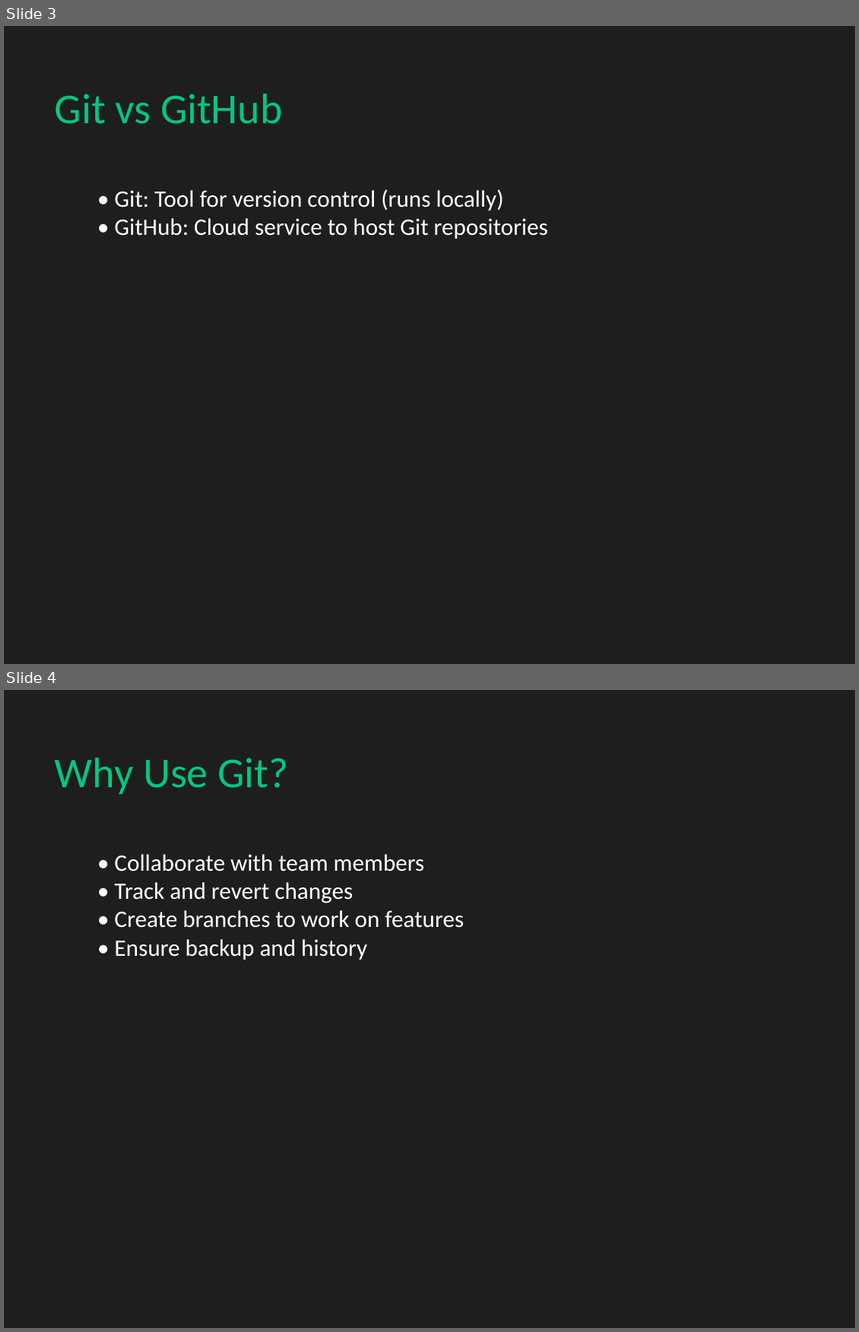
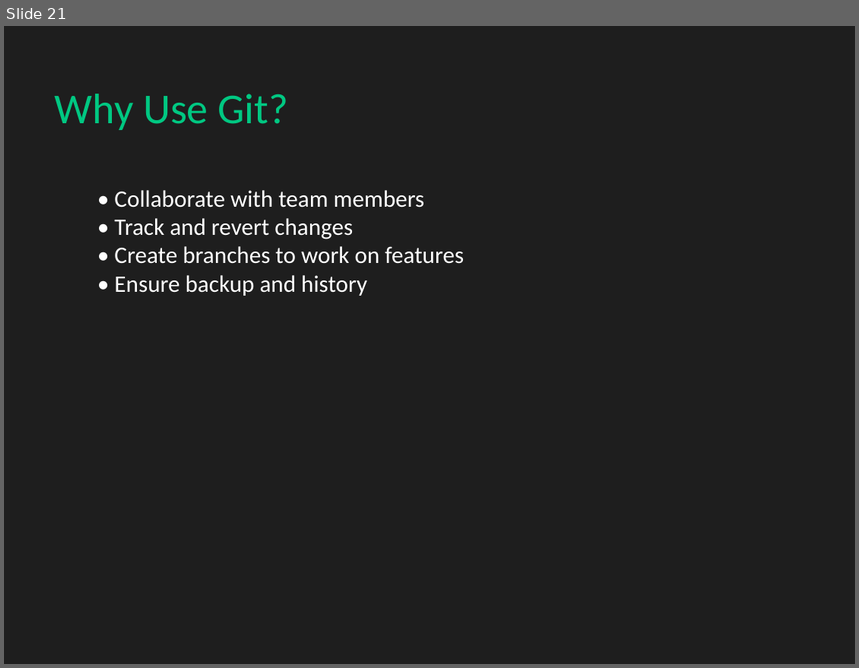
Before and after one commit to OmarMoamarFostok/git-presentation, a slide deck: Git_Presentation.pptx. Shown one above the other, each under a label of ours: slides 3 and 4 before the commit, slide 21 after it. The pictures are 859x1332 and 859x668 pixels, drawn with LibreOffice and Linux fonts; fonts in the diff are those of the drawing. Boxes give left, top, right and bottom in pixels: in the first picture for what was removed or moved away, otherwise in the second. Text is boxed around its words. In the diff, an @@ line names an element or a change of style, - is before the commit and + after.

```diff
--- a/Git_Presentation.pptx
+++ b/Git_Presentation.pptx
@@ slide 3 removed at <box>4,26,855,664</box>, background #1E1E1E @@
@@ text removed at <box>55,94,282,124</box> @@
-Git vs GitHub
@@ text removed at <box>114,189,548,239</box> @@
-• Git: Tool for version control (runs locally)
-• GitHub: Cloud service to host Git repositories
@@ what was slide 4 is now slide 21 @@
```
Also in this commit, not shown: 3 slides changed, 18 slides added.
